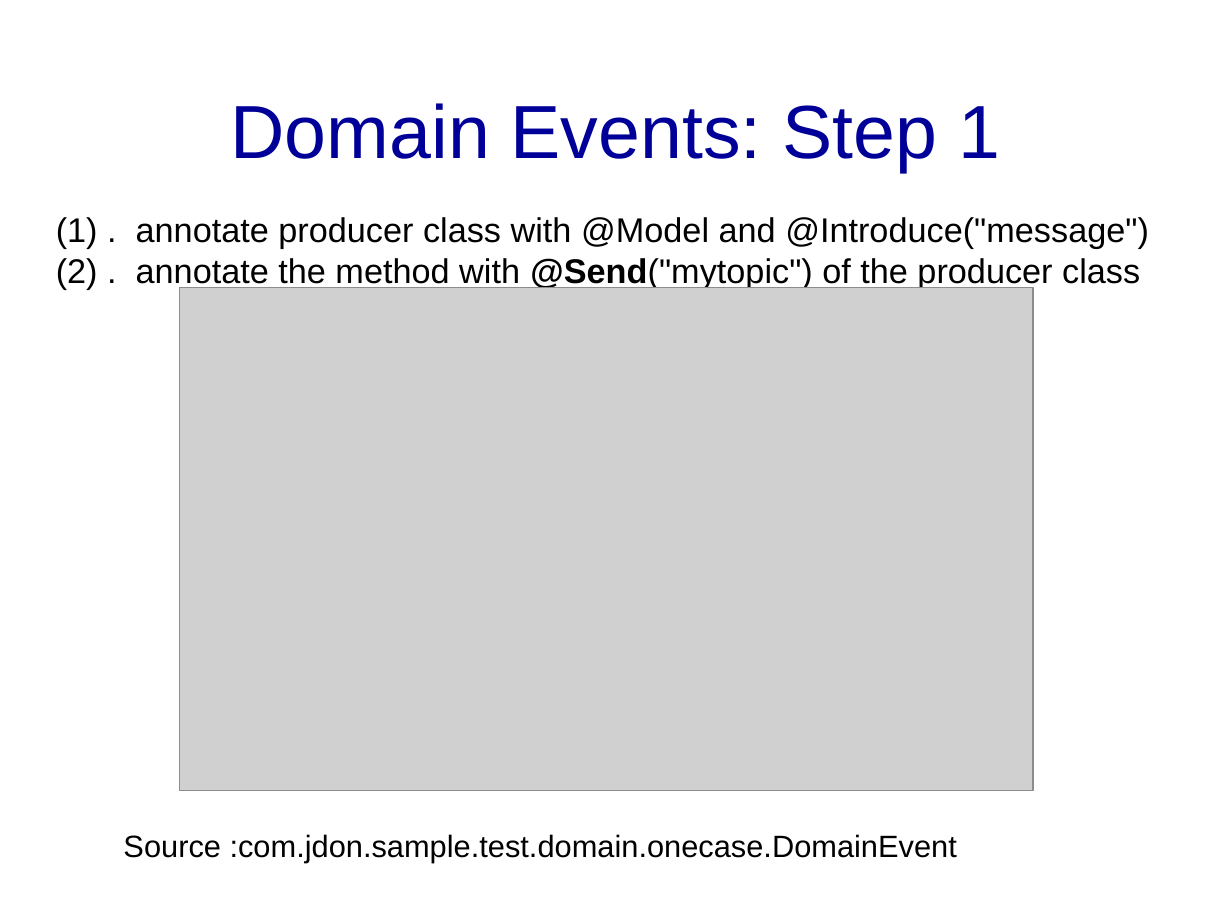
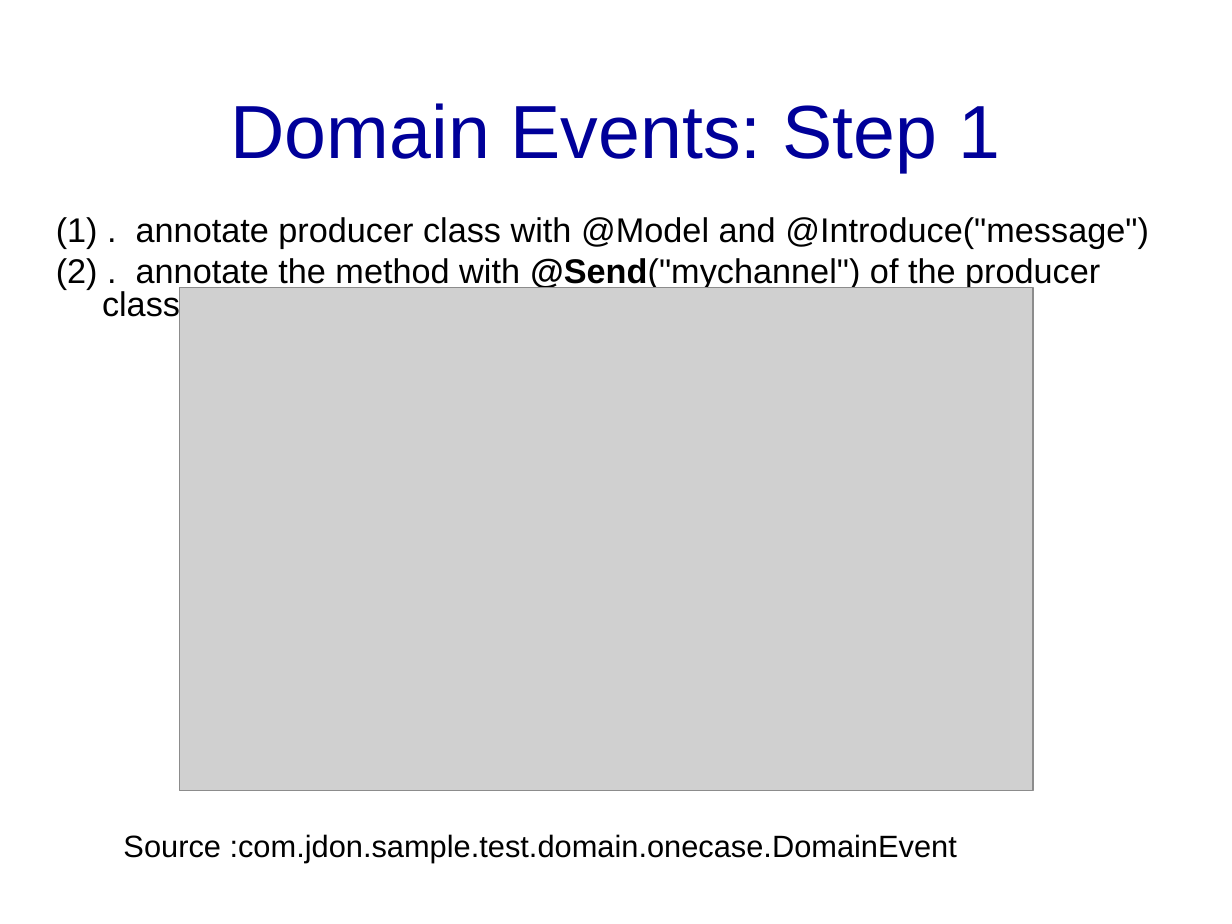
Before and after one commit to banq/jdonframework, a slide deck: slide 16 of doc/english/JdonFramework.ppt. Drawn at 1232x924 pixels with LibreOffice and Linux fonts; fonts in the diff are those of the drawing; grey boxes stand for pictures; background and template pictures are left out. Boxes give left, top, right and bottom in pixels: in the first picture for what was removed or moved away, otherwise in the second. Text is boxed around its words. In the diff, an @@ line names an element or a change of style, - is before the commit and + after.

```diff
--- a/doc/english/JdonFramework.ppt
+++ b/doc/english/JdonFramework.ppt
@@ text at box(56, 258, 1100, 323): text changed @@
-(2) . annotate the method with @Send("mytopic") of the producer class
+(2) . annotate the method with @Send("mychannel") of the producer class
```
Also in this commit, not shown: 2 other slides changed, 1 slide added, 2 other files.
